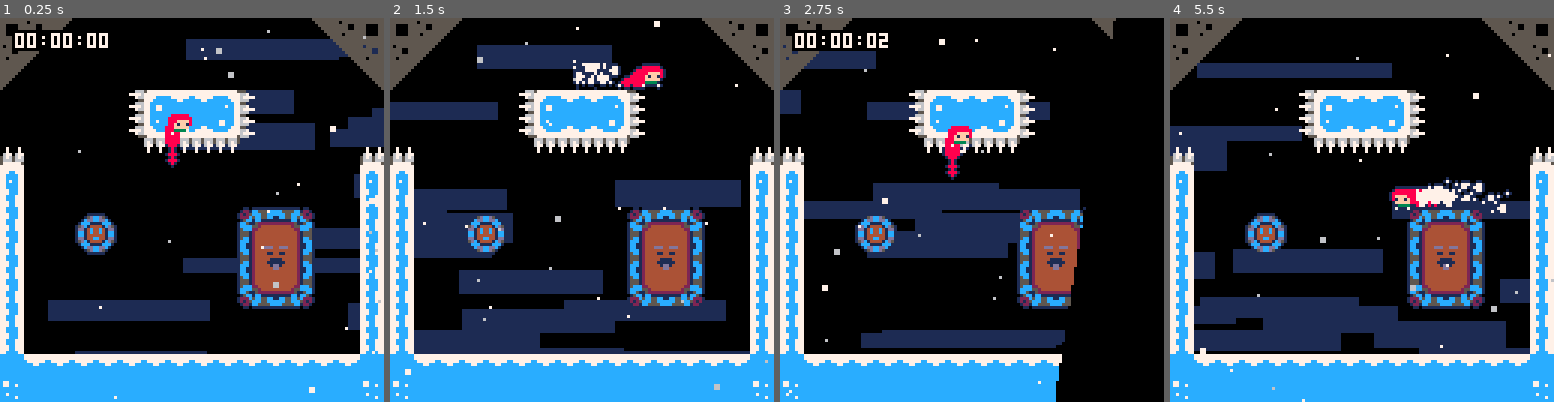
Above: before the commit, frames 1-4 (left to right).
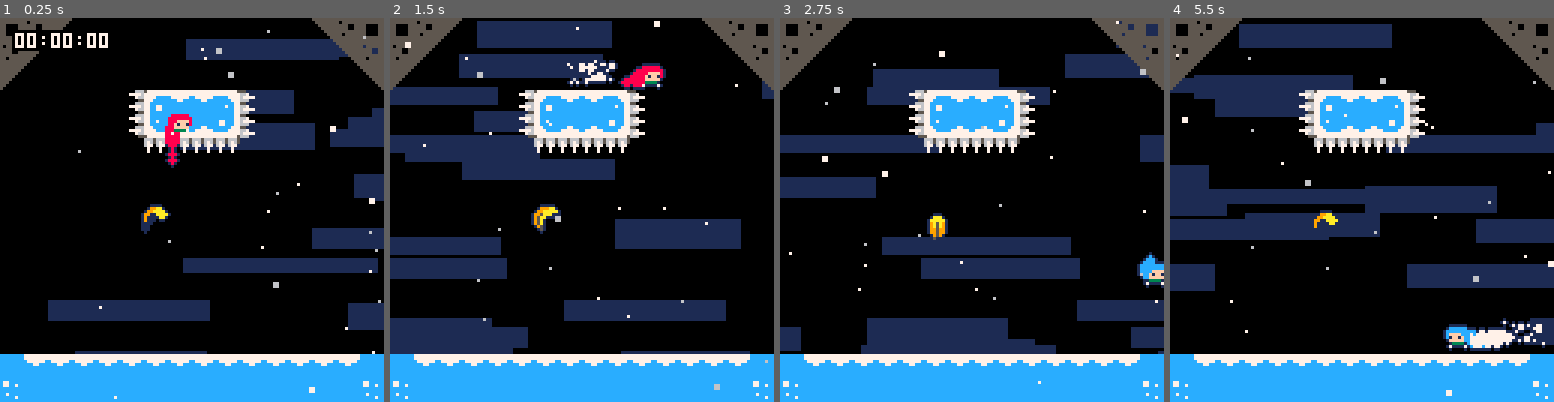
Above: after the commit, the same moments.

Repository: CelesteClassic/newleste.p8
Game: PICO-8 cartridge reflection.p8
The game is run twice, just before and just after one commit, with the same random seed, the same clock (stepped at 60 frames per second) and the same inputs.
Inputs:
- Up to frame 1 (0.25 s): no input
- Up to frame 2 (1.5 s): tap X (X key) at 0.33, 1.07 s; tap O (Z key) at 0.7 s
- Up to frame 3 (2.75 s): hold Right 1.6-2.1 s; tap O (Z key) at 1.7, 2.1, 2.5 s; tap X (X key) at 1.85 s; hold Up 2.15-2.42 s; hold Right from 2.47 s (still down)
- Up to frame 4 (5.5 s): tap O (Z key) every 0.4 s from 2.9 to 5.3 s; tap X (X key) at 2.97, 4.08, 5.2 s; release Right at 3.03 s; hold Left 3.08-3.58 s; hold Down 3.63-3.97 s; hold Right 4.02-4.68 s; hold Up 4.73-5.03 s; hold Left from 5.08 s (still down)

The runs differ from the first frame. In frame 1, 13% of the frame differs, in the area x 0-100%, y 33-88%; in frame 2, 36%; in frame 3, 36%; in frame 4, 44%, in the area x 0-100%, y 1-100%.

Commit message:
basic feather powerup

Diff:
--- a/reflection.p8
+++ b/reflection.p8
@@ -98,179 +98,189 @@
     -- horizontal input
     local h_input=btn(➡️) and 1 or btn(⬅️) and -1 or 0
 
+    -- <feather> --
+    -- vertical input
+    local v_input=btn(⬆️) and -1 or btn(⬇️) and 1 or 0
+    -- </feather> --
+
     -- spike collision / bottom death
     if this.is_flag(0,0,-1) or
 	    this.y>lvl_ph then
 	    kill_player(this)
     end
 
-    -- on ground checks
-    local on_ground=this.is_solid(0,1)
-
-        -- <fruitrain> --
-    if on_ground then
-      this.berry_timer+=1
+    if this.feather then
+
+    elseif this.feather_idle then
+
     else
-      this.berry_timer=0
-      this.berry_count=0
-    end
-
-    for f in all(fruitrain) do
-      if f.type==fruit and not f.golden and this.berry_timer>5 and f then
-        -- to be implemented:
-        -- save berry
-        -- save golden
-        this.berry_timer=-5
-        this.berry_count+=1
-        berry_count+=1
-        got_fruit[f.fruit_id]=true
-        init_object(lifeup, f.x, f.y,this.berry_count)
-        del(fruitrain, f)
-        destroy_object(f)
-        if (fruitrain[1]) fruitrain[1].target=this
-      end
-    end
-    -- </fruitrain> --
-
-    -- landing smoke
-    if on_ground and not this.was_on_ground then
-      this.init_smoke(0,4)
-    end
-
-    -- jump and dash input
-    local jump,dash=btn(🅾️) and not this.p_jump,btn(❎) and not this.p_dash
-    this.p_jump,this.p_dash=btn(🅾️),btn(❎)
-
-    -- jump buffer
-    if jump then
-      this.jbuffer=4
-    elseif this.jbuffer>0 then
-      this.jbuffer-=1
-    end
-
-    -- grace frames and dash restoration
-    if on_ground then
-      this.grace=6
-      if this.djump<max_djump then
-        psfx(22)
-        this.djump=max_djump
-      end
-    elseif this.grace>0 then
-      this.grace-=1
-    end
-
-    -- dash effect timer (for dash-triggered events, e.g., berry blocks)
-    this.dash_effect_time-=1
-
-    -- dash startup period, accel toward dash target speed
-    if this.dash_time>0 then
-      this.init_smoke()
-      this.dash_time-=1
-      this.spd=vector(
-        appr(this.spd.x,this.dash_target_x,this.dash_accel_x),
-        appr(this.spd.y,this.dash_target_y,this.dash_accel_y)
-      )
-    else
-      -- x movement
-      local maxrun=1
-      local accel=on_ground and 0.6 or 0.4
-      local deccel=0.15
-
-      -- set x speed
-      this.spd.x=abs(this.spd.x)<=1 and
-        appr(this.spd.x,h_input*maxrun,accel) or
-        appr(this.spd.x,sign(this.spd.x)*maxrun,deccel)
-
-      -- facing direction
-      if this.spd.x~=0 then
-        this.flip.x=this.spd.x<0
-      end
-
-      -- y movement
-      local maxfall=2
-
-      -- wall slide
-      if h_input~=0 and this.is_solid(h_input,0) then
-        maxfall=0.4
-        -- wall slide smoke
-        if rnd(10)<2 then
-          this.init_smoke(h_input*6)
+
+      -- on ground checks
+      local on_ground=this.is_solid(0,1)
+
+          -- <fruitrain> --
+      if on_ground then
+        this.berry_timer+=1
+      else
+        this.berry_timer=0
+        this.berry_count=0
+      end
+
+      for f in all(fruitrain) do
+        if f.type==fruit and not f.golden and this.berry_timer>5 and f then
+          -- to be implemented:
+          -- save berry
+          -- save golden
+          this.berry_timer=-5
+          this.berry_count+=1
+          berry_count+=1
+          got_fruit[f.fruit_id]=true
+          init_object(lifeup, f.x, f.y,this.berry_count)
+          del(fruitrain, f)
+          destroy_object(f)
+          if (fruitrain[1]) fruitrain[1].target=this
         end
       end
-
-      -- apply gravity
-      if not on_ground then
-        this.spd.y=appr(this.spd.y,maxfall,abs(this.spd.y)>0.15 and 0.21 or 0.105)
-      end
-
-      -- jump
-      if this.jbuffer>0 then
-        if this.grace>0 then
-          -- normal jump
-          psfx(18)
-          this.jbuffer=0
-          this.grace=0
-          this.spd.y=-2
-          this.init_smoke(0,4)
-        else
-          -- wall jump
-          local wall_dir=(this.is_solid(-3,0) and -1 or this.is_solid(3,0) and 1 or 0)
-          if wall_dir~=0 then
-            psfx(19)
-            this.jbuffer=0
-            this.spd=vector(wall_dir*(-1-maxrun),-2)
-            -- wall jump smoke
-            this.init_smoke(wall_dir*6)
+      -- </fruitrain> --
+
+      -- landing smoke
+      if on_ground and not this.was_on_ground then
+        this.init_smoke(0,4)
+      end
+
+      -- jump and dash input
+      local jump,dash=btn(🅾️) and not this.p_jump,btn(❎) and not this.p_dash
+      this.p_jump,this.p_dash=btn(🅾️),btn(❎)
+
+      -- jump buffer
+      if jump then
+        this.jbuffer=4
+      elseif this.jbuffer>0 then
+        this.jbuffer-=1
+      end
+
+      -- grace frames and dash restoration
+      if on_ground then
+        this.grace=6
+        if this.djump<max_djump then
+          psfx(22)
+          this.djump=max_djump
+        end
+      elseif this.grace>0 then
+        this.grace-=1
+      end
+
+      -- dash effect timer (for dash-triggered events, e.g., berry blocks)
+      this.dash_effect_time-=1
+
+      -- dash startup period, accel toward dash target speed
+      if this.dash_time>0 then
+        this.init_smoke()
+        this.dash_time-=1
+        this.spd=vector(
+          appr(this.spd.x,this.dash_target_x,this.dash_accel_x),
+          appr(this.spd.y,this.dash_target_y,this.dash_accel_y)
+        )
+      else
+        -- x movement
+        local maxrun=1
+        local accel=on_ground and 0.6 or 0.4
+        local deccel=0.15
+
+        -- set x speed
+        this.spd.x=abs(this.spd.x)<=1 and
+          appr(this.spd.x,h_input*maxrun,accel) or
+          appr(this.spd.x,sign(this.spd.x)*maxrun,deccel)
+
+        -- facing direction
+        if this.spd.x~=0 then
+          this.flip.x=this.spd.x<0
+        end
+
+        -- y movement
+        local maxfall=2
+
+        -- wall slide
+        if h_input~=0 and this.is_solid(h_input,0) then
+          maxfall=0.4
+          -- wall slide smoke
+          if rnd(10)<2 then
+            this.init_smoke(h_input*6)
           end
         end
-      end
-
-      -- dash
-      local d_full=5
-      local d_half=3.5355339059 -- 5 * sqrt(2)
-
-      if this.djump>0 and dash then
-        this.init_smoke()
-        this.djump-=1
-        this.dash_time=4
-        has_dashed=true
-        this.dash_effect_time=10
-        -- vertical input
-        local v_input=btn(⬆️) and -1 or btn(⬇️) and 1 or 0
-        -- calculate dash speeds
-        this.spd=vector(h_input~=0 and
-        h_input*(v_input~=0 and d_half or d_full) or
-        (v_input~=0 and 0 or this.flip.x and -1 or 1)
-        ,v_input~=0 and v_input*(h_input~=0 and d_half or d_full) or 0)
-        -- effects
-        psfx(20)
-        freeze=2
-        -- dash target speeds and accels
-        this.dash_target_x=2*sign(this.spd.x)
-        this.dash_target_y=(this.spd.y>=0 and 2 or 1.5)*sign(this.spd.y)
-        this.dash_accel_x=this.spd.y==0 and 1.5 or 1.06066017177 -- 1.5 * sqrt()
-        this.dash_accel_y=this.spd.x==0 and 1.5 or 1.06066017177
-      elseif this.djump<=0 and dash then
-        -- failed dash smoke
-        psfx(21)
-        this.init_smoke()
-      end
-    end
-
-    -- animation
-    this.spr_off+=0.25
-    this.spr = not on_ground and (this.is_solid(h_input,0) and 5 or 3) or  -- wall slide or mid air
-      btn(⬇️) and 6 or -- crouch
-      btn(⬆️) and 7 or -- look up
-      this.spd.x~=0 and h_input~=0 and 1+this.spr_off%4 or 1 -- walk or stand
-    update_hair(this)
-    -- exit level off the top (except summit)
-    if this.y<-4 and levels[lvl_id+1] then
-      next_level()
-    end
-
-    -- was on the ground
-    this.was_on_ground=on_ground
+
+        -- apply gravity
+        if not on_ground then
+          this.spd.y=appr(this.spd.y,maxfall,abs(this.spd.y)>0.15 and 0.21 or 0.105)
+        end
+
+        -- jump
+        if this.jbuffer>0 then
+          if this.grace>0 then
+            -- normal jump
+            psfx(18)
+            this.jbuffer=0
+            this.grace=0
+            this.spd.y=-2
+            this.init_smoke(0,4)
+          else
+            -- wall jump
+            local wall_dir=(this.is_solid(-3,0) and -1 or this.is_solid(3,0) and 1 or 0)
+            if wall_dir~=0 then
+              psfx(19)
+              this.jbuffer=0
+              this.spd=vector(wall_dir*(-1-maxrun),-2)
+              -- wall jump smoke
+              this.init_smoke(wall_dir*6)
+            end
+          end
+        end
+
+        -- dash
+        local d_full=5
+        local d_half=3.5355339059 -- 5 * sqrt(2)
+
+        if this.djump>0 and dash then
+          this.init_smoke()
+          this.djump-=1
+          this.dash_time=4
+          has_dashed=true
+          this.dash_effect_time=10
+          -- calculate dash speeds
+          this.spd=vector(h_input~=0 and
+          h_input*(v_input~=0 and d_half or d_full) or
+          (v_input~=0 and 0 or this.flip.x and -1 or 1)
+          ,v_input~=0 and v_input*(h_input~=0 and d_half or d_full) or 0)
+          -- effects
+          psfx(20)
+          freeze=2
+          -- dash target speeds and accels
+          this.dash_target_x=2*sign(this.spd.x)
+          this.dash_target_y=(this.spd.y>=0 and 2 or 1.5)*sign(this.spd.y)
+          this.dash_accel_x=this.spd.y==0 and 1.5 or 1.06066017177 -- 1.5 * sqrt()
+          this.dash_accel_y=this.spd.x==0 and 1.5 or 1.06066017177
+        elseif this.djump<=0 and dash then
+          -- failed dash smoke
+          psfx(21)
+          this.init_smoke()
+        end
+      end
+
+      -- animation
+      this.spr_off+=0.25
+      this.spr = not on_ground and (this.is_solid(h_input,0) and 5 or 3) or  -- wall slide or mid air
+        btn(⬇️) and 6 or -- crouch
+        btn(⬆️) and 7 or -- look up
+        this.spd.x~=0 and h_input~=0 and 1+this.spr_off%4 or 1 -- walk or stand
+      update_hair(this)
+      -- exit level off the top (except summit)
+      if this.y<-4 and levels[lvl_id+1] then
+        next_level()
+      end
+
+      -- was on the ground
+      this.was_on_ground=on_ground
+    end
   end,
 
   draw=function(this)
@@ -828,6 +838,44 @@
   end
 }
 
+feather={
+  init=function(this)
+    this.sprtimer=0
+    this.offset=0
+    this.starty=this.y
+    this.timer=0
+  end,
+  update=function(this)
+    if this.timer>0 then
+      this.timer-=1
+      if this.timer==0 then
+        this.init_smoke()
+      end
+    else
+      this.sprtimer+=0.2
+      this.offset+=0.01
+      this.y=this.starty+0.5+2*sin(this.offset)
+      local hit=this.player_here()
+      if hit then
+        this.init_smoke()
+        this.timer=60
+        if hit.feather then
+          hit.lifetime=60
+        else
+          hit.feather_idle=true
+          hit.spawn_timer=10
+        end
+      end
+    end
+  end,
+  draw=function(this)
+    if this.timer==0 then
+      local d=flr(this.sprtimer%6)
+      spr(70+min(d,6-d),this.x,this.y, 1, 1,d>3)
+    end
+  end
+}
+
 psfx=function(num)
   if sfx_timer<=0 then
    sfx(num)
@@ -845,7 +893,8 @@
   [15]=refill,
   [23]=fall_floor,
   [64]=kevin,
-  [68]=bumper
+  [68]=bumper,
+  [70]=feather
 }
 
 
@@ -1455,14 +1504,14 @@
 777cc7777777ccccc777777ccccc77777777ccc7777777777ccc777777cccc77cc7ccccc55555500005555555505555555555555000000000000000000000000
 777cc777777777777777777777777777777777777777777777777777777cc777ccccc7cc55555550055555555555555555555555000000000000000000000000
 77cccc7757777777777777777777777557777777777777777777777557777775cccccccc55555555555555555555555555555555000000000000000000000000
-0220cc5555cccc55ddd00dddddd00ddd000000000000000000000000000000000000000000000000000000000000000000000000000000000000000000000000
-2125ccc55cccccc50000000000000000000001111110000000000000000000000000000000000000000000000000000000000000000000000000000000000000
-222c5cc55cc11cc5011001100cc00cc0000015dccd51000000000000000000000000000000000000000000000000000000000000000000000000000000000000
-05cc1cc111111111000000000cc00cc00001cddccddc100000000000000000000000000000000000000000000000000000000000000000000000000000000000
-cc511522222222220011110000111100001ccc1111ccc10000000000000000000000000000000000000000000000000000000000000000000000000000000000
-cccc5524444444440111111001d11d10015dc144441cd51000000000000000000000000000000000000000000000000000000000000000000000000000000000
-5ccc224444444444001dd10001d11d1001dd14c44c41dd1000000000000000000000000000000000000000000000000000000000000000000000000000000000
-5551244444444444000dd0000011110001cc14c44c41cc1000000000000000000000000000000000000000000000000000000000000000000000000000000000
+0220cc5555cccc55ddd00dddddd00ddd000000000000000000aaa0000099aa0000999aa0000aaa00000000000000000000000000000000000000000000000000
+2125ccc55cccccc50000000000000000000001111110000009aaa900099aaaa0099aaaaa00aaaaa0000000000000000000000000000000000000000000000000
+222c5cc55cc11cc5011001100cc00cc0000015dccd51000001aaa1009911aaaa995aaa11009a5a90000000000000000000000000000000000000000000000000
+05cc1cc111111111000000000cc00cc00001cddccddc10000111110091110aa095aa0001009a5a90000000000000000000000000000000000000000000000000
+cc511522222222220011110000111100001ccc1111ccc100011111009110000095a0000000995990000000000000000000000000000000000000000000000000
+cccc5524444444440111111001d11d10015dc144441cd510011111001100000095a0000000995990000000000000000000000000000000000000000000000000
+5ccc224444444444001dd10001d11d1001dd14c44c41dd1000111000100000000950000000095900000000000000000000000000000000000000000000000000
+5551244444444444000dd0000011110001cc14c44c41cc1000001000100000000050000000050000000000000000000000000000000000000000000000000000
 5551244400000000000000000000000001cc14444441cc1000000000000000000000000000000000000000000000000000000000000000000000000000000000
 5cc1244400000000000000000000000001dd144cc441dd1000000000000000000000000000000000000000000000000000000000000000000000000000000000
 ccc12444000000000000000000000000015dc144441cd51000000000000000000000000000000000000000000000000000000000000000000000000000000000
@@ -1610,15 +1659,15 @@
 2900000000000001000000000000002a00000000000000000000000000000000000000000000000000000000000000000000000000000000000000000000000000000000000000000000000000000000000000000000000000000000000000000000000000000000000000000000000000000000000000000000000000000000
 0000000000132122222312000000000000000000000000000000000000000000000000000000000000000000000000000000000000000000000000000000000000000000000000000000000000000000000000000000000000000000000000000000000000000000000000000000000000000000000000000000000000000000
 0000000000133132323312000000000000000000000000000000000000000000000000000000000000000000000000000000000000000000000000000000000000000000000000000000000000000000000000000000000000000000000000000000000000000000000000000000000000000000000000000000000000000000
-1000000000001111111100000000001000000000000000000000000000000000000000000000000000000000000000000000000000000000000000000000000000000000000000000000000000000000000000000000000000000000000000000000000000000000000000000000000000000000000000000000000000000000
-2700000000000000000000000000002700000000000000000000000000000000000000000000000000000000000000000000000000000000000000000000000000000000000000000000000000000000000000000000000000000000000000000000000000000000000000000000000000000000000000000000000000000000
-3000000000000000000000000000003000000000000000000000000000000000000000000000000000000000000000000000000000000000000000000000000000000000000000000000000000000000000000000000000000000000000000000000000000000000000000000000000000000000000000000000000000000000
-3000004400000000000040414100003000000000000000000000000000000000000000000000000000000000000000000000000000000000000000000000000000000000000000000000000000000000000000000000000000000000000000000000000000000000000000000000000000000000000000000000000000000000
-3000000000000000000050000000003000000000000000000000000000000000000000000000000000000000000000000000000000000000000000000000000000000000000000000000000000000000000000000000000000000000000000000000000000000000000000000000000000000000000000000000000000000000
-30000000000000000000500000000030000000000a0000000000000000000000000000000000000000000000000000000000000000000000000000000000000000000000000000000000000000000000000000000000000000000000000000000000000000000000000000000000000000000000000000000000000000000000
-3000000000000000000050000000003000000000000000000000000000000000000000000000000000000000000000000000000000000000000000000000000000000000000000000000000000000000000000000000000000000000000000000000000000000000000000000000000000000000000000000000000000000000
-3000000000000000000000000000003000000000000000000000000000000000000000000000000000000000000000000000000000000000000000000000000000000000000000000000000000000000000000000000000000000000000000000000000000000000000000000000000000000000000000000000000000000000
-3000000000000000000000000000003001000000000000000000000000000000000000000000000000000000000000000000000000000000000000000000000000000000000000000000000000000000000000000000000000000000000000000000000000000000000000000000000000000000000000000000000000000000
+0000000000001111111100000000000000000000000000000000000000000000000000000000000000000000000000000000000000000000000000000000000000000000000000000000000000000000000000000000000000000000000000000000000000000000000000000000000000000000000000000000000000000000
+0000000000000000000000000000000000000000000000000000000000000000000000000000000000000000000000000000000000000000000000000000000000000000000000000000000000000000000000000000000000000000000000000000000000000000000000000000000000000000000000000000000000000000
+0000000000000000000000000000000000000000000000000000000000000000000000000000000000000000000000000000000000000000000000000000000000000000000000000000000000000000000000000000000000000000000000000000000000000000000000000000000000000000000000000000000000000000
+0000000000004600000000000000000000000000000000000000000000000000000000000000000000000000000000000000000000000000000000000000000000000000000000000000000000000000000000000000000000000000000000000000000000000000000000000000000000000000000000000000000000000000
+0000000000000000000000000000000000000000000000000000000000000000000000000000000000000000000000000000000000000000000000000000000000000000000000000000000000000000000000000000000000000000000000000000000000000000000000000000000000000000000000000000000000000000
+00000000000000000000000000000000000000000a0000000000000000000000000000000000000000000000000000000000000000000000000000000000000000000000000000000000000000000000000000000000000000000000000000000000000000000000000000000000000000000000000000000000000000000000
+0000000000000000000000000000000000000000000000000000000000000000000000000000000000000000000000000000000000000000000000000000000000000000000000000000000000000000000000000000000000000000000000000000000000000000000000000000000000000000000000000000000000000000
+0000000000000000000000000000000000000000000000000000000000000000000000000000000000000000000000000000000000000000000000000000000000000000000000000000000000000000000000000000000000000000000000000000000000000000000000000000000000000000000000000000000000000000
+0000000000000000000000000000000001000000000000000000000000000000000000000000000000000000000000000000000000000000000000000000000000000000000000000000000000000000000000000000000000000000000000000000000000000000000000000000000000000000000000000000000000000000
 2522222222222222222222222222222523000000000000000000000000000000000000000000000000000000000000000000000000000000000000000000000000000000000000000000000000000000000000000000000000000000000000000000000000000000000000000000000000000000000000000000000000000000
 3825252525252525252525252525253826000000000000000000000000000000000000000000000000000000000000000000000000000000000000000000000000000000000000000000000000000000000000000000000000000000000000000000000000000000000000000000000000000000000000000000000000000000
 
